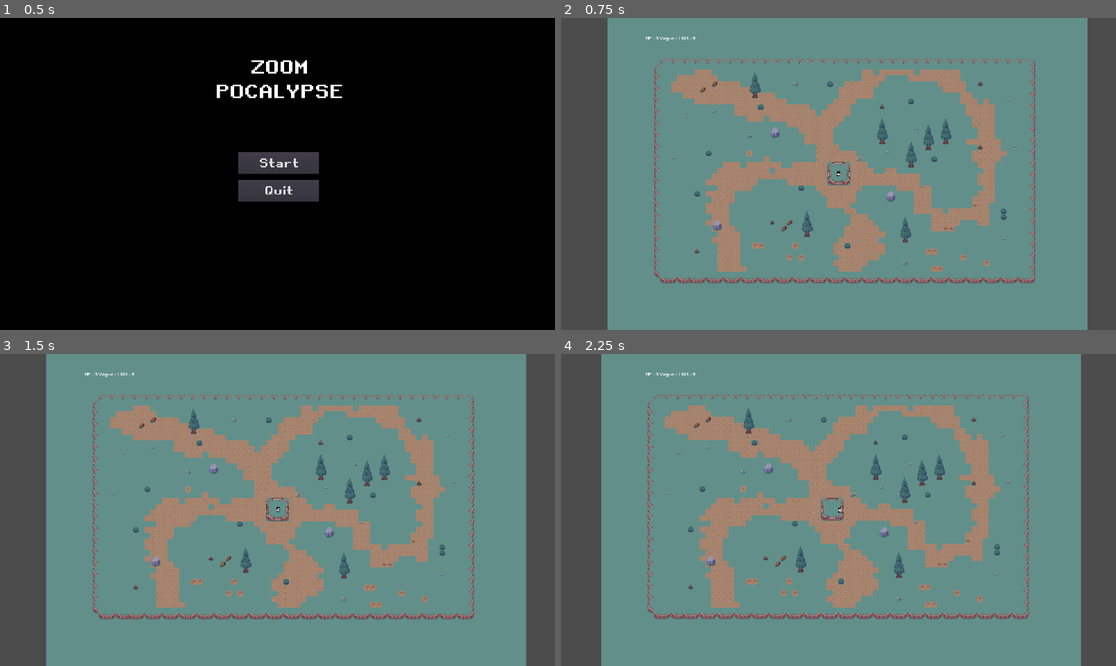
Above: before the commit, frames 1-4 (two rows, left to right).
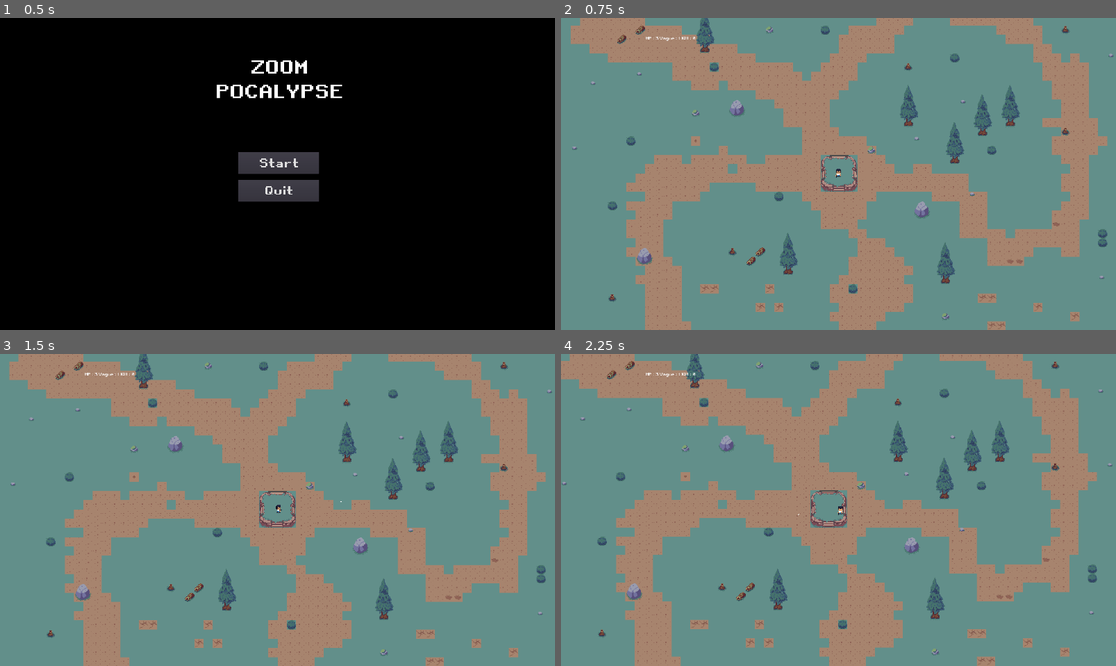
Above: after the commit, the same moments.

Repository: 0livierB3rgeron/Zoom_Apocalypse
Game: Godot game, scene res://scenes/Menu.tscn
Same seed, same stepped clock (60 frames per second), same inputs: the game is played once before the commit and once after it.
Inputs (mouse positions are in pixels of both pictures, inside the frame that each line leads up to):
- Up to frame 1 (0.5 s): no input
- Up to frame 2 (0.75 s): click "Start" at 0.5 s
- Up to frame 3 (1.5 s): tap Enter at 1.25 s; move the mouse to (399, 494) at 1.27 s; press the mouse at (399, 494) at 1.28 s; hold D (move_right) from 1.28 s (still down)
- Up to frame 4 (2.25 s): move the mouse to (727, 525) at 2.02 s; release D (move_right) at 2.03 s; release the mouse at (727, 525) at 2.03 s; hold S (move_down) from 2.03 s (still down); click (727, 525) at 2.1 s

Frame 1 is identical in both runs. In frame 2, 48% of the frame differs, in the area x 0-100%, y 0-100%; in frame 3, 48%; in frame 4, 48%.

Commit message:
Hotfixe de bug

Diff:
--- a/scenes/Slime.tscn
+++ b/scenes/Slime.tscn
@@ -69,7 +69,7 @@
 [node name="AnimatedSprite" type="AnimatedSprite" parent="."]
 frames = SubResource( 7 )
 animation = "mouvement"
-frame = 4
+frame = 2
 playing = true
 
 [node name="CollisionShape2D" type="CollisionShape2D" parent="."]
--- a/scenes/player.tscn
+++ b/scenes/player.tscn
@@ -123,7 +123,7 @@
 } ]
 
 [sub_resource type="RectangleShape2D" id=2]
-extents = Vector2( 3, 2.125 )
+extents = Vector2( 3, 3.125 )
 
 [sub_resource type="CapsuleShape2D" id=3]
 radius = 4.0
@@ -137,16 +137,17 @@
 [node name="AnimatedSprite" type="AnimatedSprite" parent="."]
 frames = SubResource( 1 )
 animation = "idle_down"
+frame = 2
 playing = true
 
 [node name="PlayerCollision" type="CollisionShape2D" parent="."]
-position = Vector2( 0, 3.125 )
+position = Vector2( 0, 2.125 )
 shape = SubResource( 2 )
 
 [node name="Camera2D" type="Camera2D" parent="."]
 position = Vector2( 0, 1 )
 current = true
-zoom = Vector2( 0.8, 0.8 )
+zoom = Vector2( 0.5, 0.5 )
 smoothing_enabled = true
 
 [node name="Atk_speed" type="Timer" parent="."]
@@ -157,9 +158,10 @@
 one_shot = true
 
 [node name="HitBox" type="Area2D" parent="."]
+visible = false
 
 [node name="CollisionPlayer" type="CollisionShape2D" parent="HitBox"]
-position = Vector2( 0, 1 )
+position = Vector2( 0, -1 )
 shape = SubResource( 3 )
 
 [connection signal="body_entered" from="HitBox" to="." method="_on_HitBox_body_entered"]
--- a/scripts/Environement.gd
+++ b/scripts/Environement.gd
@@ -3,7 +3,7 @@
 var wave  = 1
 var pts = 0
 var ennemiKilled = 0
-var ennemiPerWave = 1
+var ennemiPerWave = 12
 onready var spawnerEnnemiWave = $SpawnPositions
 onready var timer = $WaveStartTimer
 
--- a/scripts/Main.gd
+++ b/scripts/Main.gd
@@ -1,13 +1 @@
 extends Node2D
-
-# Declare member variables here. Examples:
-# var a = 2
-# var b = "text"
-
-# Called when the node enters the scene tree for the first time.
-func _ready():
-	pass
-
-# Called every frame. 'delta' is the elapsed time since the previous frame.
-#func _process(delta):
-#	pass
--- a/scripts/Player.gd
+++ b/scripts/Player.gd
@@ -17,6 +17,8 @@
 onready var death_timer = $Death_timer
 onready var BULLET = preload("res://scenes/Projectile.tscn")
 onready var animated_body = $AnimatedSprite
+onready var player_hitbox = $HitBox/CollisionPlayer
+onready var collision = $PlayerCollision
 # Called when the node enters the scene tree for the first time.
 
 
@@ -63,6 +65,8 @@
 
 func _Death():
 	alive = false
+	player_hitbox.set_deferred("disabled",true)
+	collision.set_deferred("disabled",true)
 	animated_body.frames.set_animation_loop("dead",false)
 	speed=0
 	death_timer.start()
--- a/scripts/Slime.gd
+++ b/scripts/Slime.gd
@@ -3,6 +3,7 @@
 
 onready var death_timer = $Death_timer
 onready var animated_sprite = $AnimatedSprite
+onready var collider = $CollisionShape2D
 export var speed = 25
 onready var player = get_parent().get_parent().get_node("Player")
 onready var enviro = get_parent()
@@ -14,6 +15,7 @@
 #La methode est appeler de Projectile.gd si Contact avec
 func _Death():
 	animated_sprite.frames.set_animation_loop("death",false)
+	collider.set_deferred("disabled",true)
 	speed=0
 	death_timer.start()
 	animated_sprite.play("death")
Not shown, changed: assets/death animation/death1.png.import
Not shown, changed: assets/death animation/death2.png.import
Not shown, changed: assets/death animation/death3.png.import
Not shown, changed: assets/death animation/death4.png.import
Not shown, changed: assets/vilain/slime.png.import
